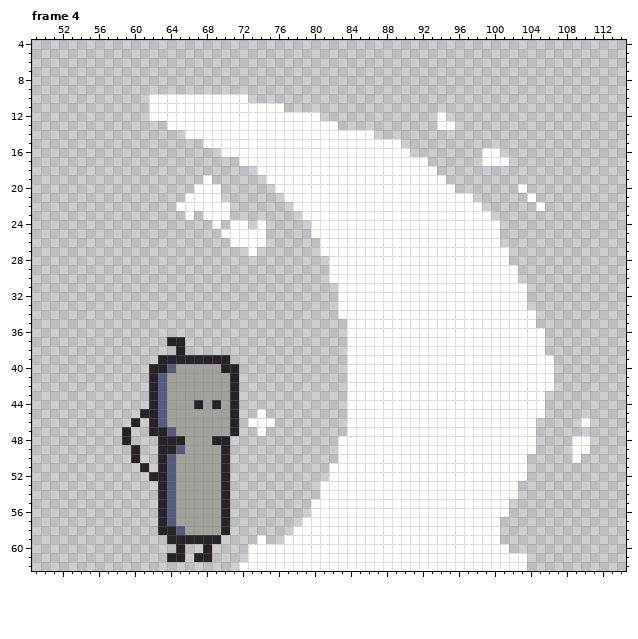
Two states of a pixel-art file, Assets/Sprites/New Player/Attack 3/Sprite-0003.aseprite. Above, as it was before the edit.
128x63 pixels, 7 frames. Shown: frame 4: x 49..114, y 4..62. The commit also changed other frames, which this record leaves out.
After:
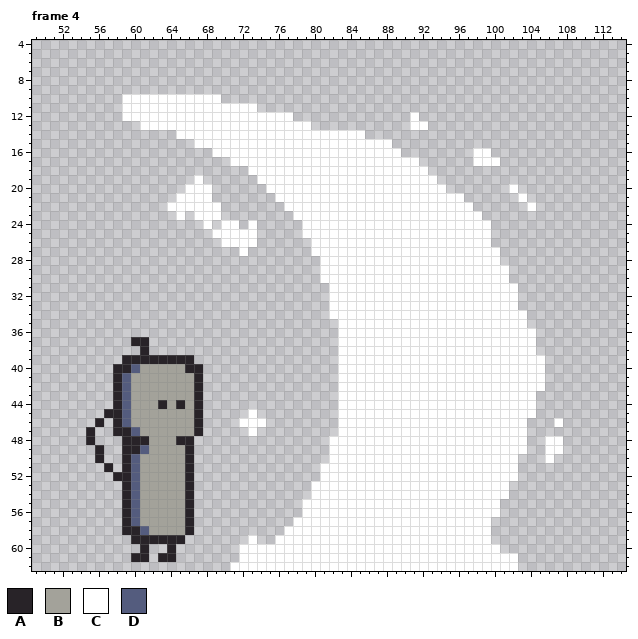
Palette (. is transparent): A #282328  B #a3a29a  C #ffffff  D #545c7e
The exact change:
Frame 4, layers "Layer 1", "Sword":
y 10: x 59..61 ... -> CCC; x 70..72 CCC -> ...
y 11: x 59..61 ... -> CCC; x 74..76 CCC -> ...
y 12: x 59..61 ... -> CCC; x 78..80 CCC -> ...; x 91 . -> C; x 94 C -> .
y 13: x 61..63 ... -> CCC; x 80..82 CCC -> ...; x 91..92 .. -> CC; x 94..95 CC -> ..
y 14: x 65 . -> C; x 86 C -> .
y 15: x 67 . -> C; x 89 C -> .
y 16: x 69 . -> C; x 90 C -> .; x 98 . -> C; x 100 C -> .
y 17: x 71 . -> C; x 92 C -> .; x 98 . -> C; x 101 C -> .
y 18: x 73 . -> C; x 93 C -> .
y 19: x 67..68 .C -> C.; x 74 . -> C; x 94 C -> .
y 20: x 66 . -> C; x 69 C -> .; x 75 . -> C; x 95 C -> .; x 102..103 .C -> C.
y 21: x 65 . -> C; x 69 C -> .; x 76 . -> C; x 97 C -> .; x 103..104 .C -> C.
y 22: x 64 . -> C; x 70 C -> .; x 77 . -> C; x 98 C -> .; x 104..105 .C -> C.
y 23: x 65..67 .C. -> C.C; x 70 C -> .; x 78 . -> C; x 99 C -> .
y 24: x 68..70 .C. -> C.C; x 72..74 C.C -> .C.; x 79 . -> C; x 100 C -> .
y 25: x 69 . -> C; x 74 C -> .; x 79 . -> C; x 100 C -> .
y 26: x 70 . -> C; x 74 C -> .; x 80 . -> C; x 100 C -> .
y 27: x 72..73 .C -> C.; x 80 . -> C; x 101 C -> .
y 28: x 81 . -> C; x 101 C -> .
y 29..30: x 81 . -> C; x 102 C -> .
y 31..33: x 82 . -> C; x 103 C -> .
y 34: x 82 . -> C; x 104 C -> .
y 35: x 83 . -> C; x 104 C -> .
y 36: x 83 . -> C; x 105 C -> .
y 37: x 60..61 .. -> AA; x 64..65 AA -> ..; x 83 . -> C; x 105 C -> .
y 38: x 61 . -> A; x 65 A -> .; x 83 . -> C; x 105 C -> .
y 39: x 59..62 .... -> AAAA; x 67..70 AAAA -> ....; x 83 . -> C; x 106 C -> .
y 40: x 58..64 ....AAD -> AADBBBB; x 66..71 BBBBAA -> AA....; x 83 . -> C; x 106 C -> .
y 41..42: x 58..63 ....AD -> ADBBBB; x 67..71 BBBBA -> A....; x 83 . -> C; x 106 C -> .
y 43: x 58..63 ....AD -> ADBBBB; x 67..71 BBBBA -> A....; x 83 . -> C; x 105 C -> .
y 44: x 58..63 ....AD -> ADBBBA; x 65 B -> A; x 68..71 BABA -> ....; x 83 . -> C; x 105 C -> .
y 45: x 57..63 ....AAD -> AADBBBB; x 67..71 BBBBA -> A....; x 73..74 .C -> C.; x 83 . -> C; x 105 C -> .
y 46: x 56 . -> A; x 58..63 ..A.AD -> ADBBBB; x 67..72 BBBBA. -> A....C; x 75 C -> .; x 83 . -> C; x 104 C -> .; x 107 . -> C; x 110 C -> .
y 47: x 55 . -> A; x 58 . -> A; x 60..64 ..AAD -> DBBBB; x 67..71 BBBBA -> A....; x 73..74 .C -> C.; x 83 . -> C; x 104 C -> .
y 48: x 55 . -> A; x 60..64 ...AA -> AABBB; x 66..70 BBBAA -> A....; x 82 . -> C; x 104 C -> .; x 106..107 .. -> CC; x 109..110 CC -> ..
y 49: x 56 . -> A; x 59 . -> A; x 61..70 ..AADBBBBA -> DBBBBA....; x 82 . -> C; x 104 C -> .; x 106..107 .. -> CC; x 109..110 CC -> ..
y 50: x 56 . -> A; x 59..64 .A..AD -> ADBBBB; x 66..70 BBBBA -> A....; x 82 . -> C; x 103 C -> .; x 106 . -> C; x 109 C -> .
y 51: x 57 . -> A; x 59..64 ..A.AD -> ADBBBB; x 66..70 BBBBA -> A....; x 81 . -> C; x 103 C -> .
y 52: x 58..64 ....AAD -> AADBBBB; x 66..70 BBBBA -> A....; x 81 . -> C; x 103 C -> .
y 53..54: x 59..64 ....AD -> ADBBBB; x 66..70 BBBBA -> A....; x 80 . -> C; x 102 C -> .
y 55..56: x 59..64 ....AD -> ADBBBB; x 66..70 BBBBA -> A....; x 79 . -> C; x 101 C -> .
y 57: x 59..64 ....AD -> ADBBBB; x 66..70 BBBBA -> A....; x 78 . -> C; x 100 C -> .
y 58: x 59..70 ....AADBBBBA -> AADBBBBA....; x 77 . -> C; x 100 C -> .
y 59: x 60..63 .... -> AAAA; x 66..69 AAAA -> ....; x 73..74 .C -> C.; x 76 . -> C; x 100 C -> .
y 60: x 61 . -> A; x 64..65 .A -> A.; x 68 A -> .; x 72 . -> C; x 101 C -> .
y 61: x 60..61 .. -> AA; x 63 . -> A; x 65 A -> .; x 67..68 AA -> ..; x 72 . -> C; x 103 C -> .
y 62: x 71 . -> C; x 103 C -> .
Pixel boxes of the changes (left, top, right, bottom) in both pictures:
changed: (86, 94, 590, 571)
